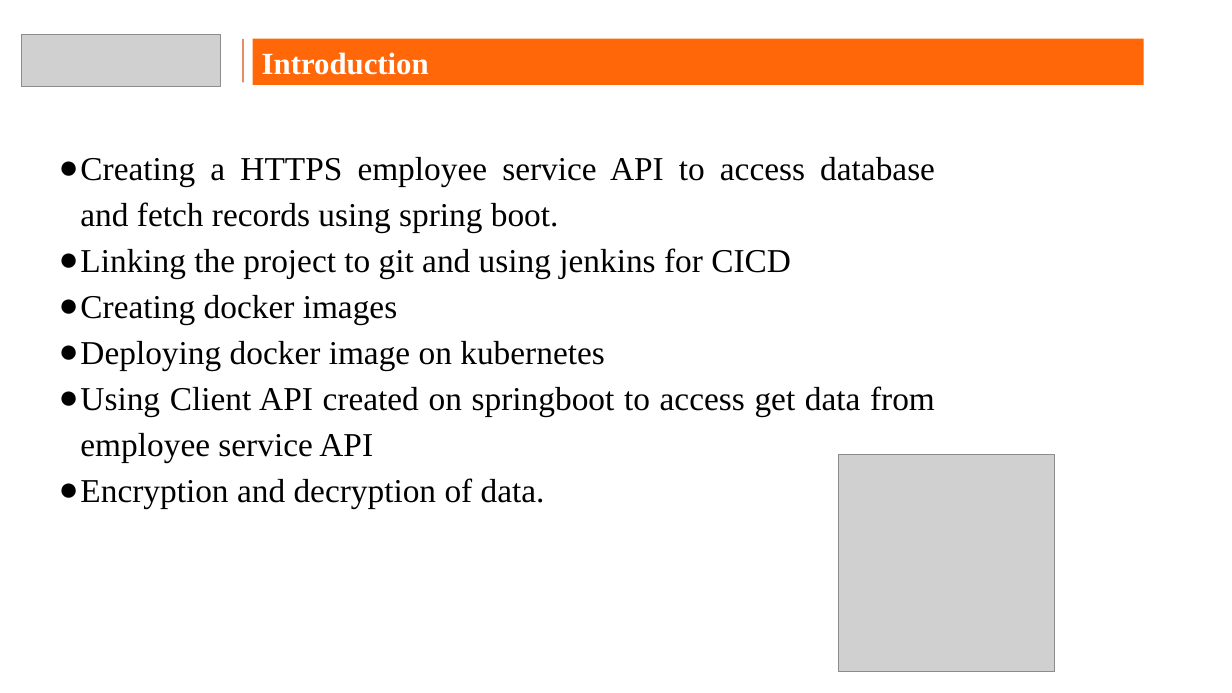
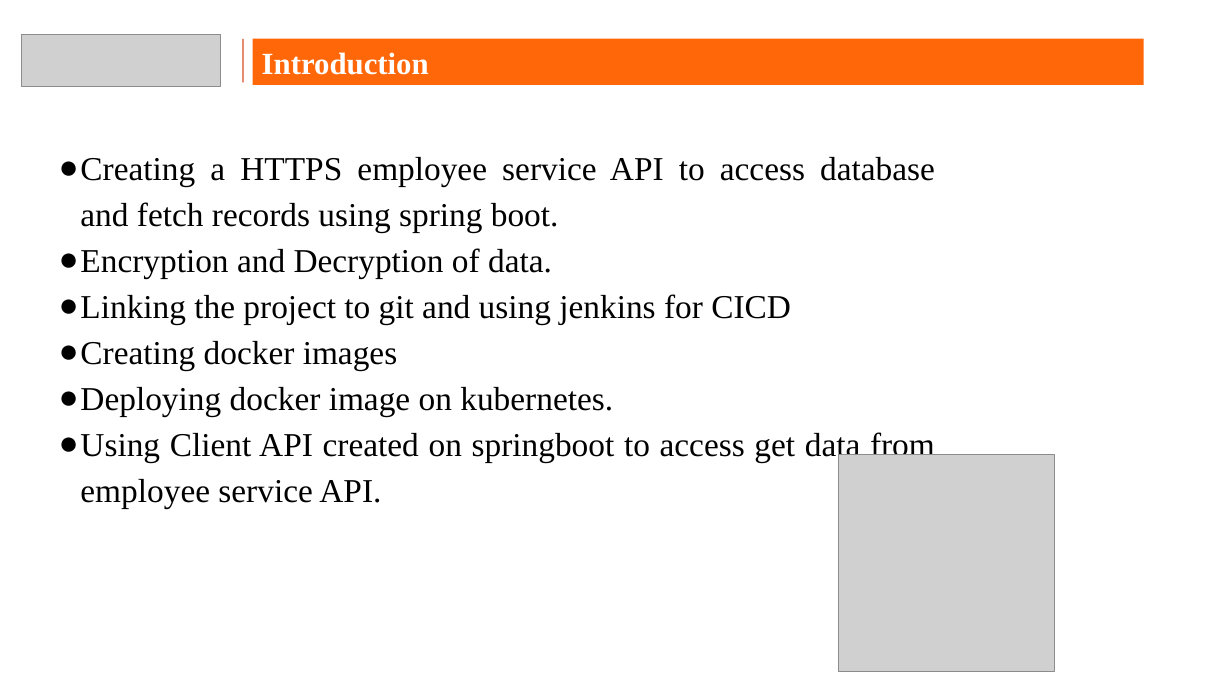
Before and after one commit to satanpotato98/HDFC-Capstone-Project, a slide deck: slide 3 of Capstone_Project.pptx. Drawn at 1232x693 pixels with LibreOffice and Linux fonts; fonts in the diff are those of the drawing; grey boxes stand for pictures; background and template pictures are left out. Boxes give left, top, right and bottom in pixels: in the first picture for what was removed or moved away, otherwise in the second. Text is boxed around its words. In the diff, an @@ line names an element or a change of style, - is before the commit and + after.

```diff
--- a/Capstone_Project.pptx
+++ b/Capstone_Project.pptx
@@ text at (x1=80, y1=248, x2=552, y2=279): paragraph added @@
+● Encryption and Decryption of data.
@@ text at (x1=80, y1=387, x2=935, y2=509): text changed @@
-● Deploying docker image on kubernetes
-● Using Client API created on springboot to access get data from employee service API
-● Encryption and decryption of data.
+● Deploying docker image on kubernetes.
+● Using Client API created on springboot to access get data from employee service API.
```
Also in this commit, not shown: 2 other slides changed, 1 slide added, 1 slide removed, 7 other files.
